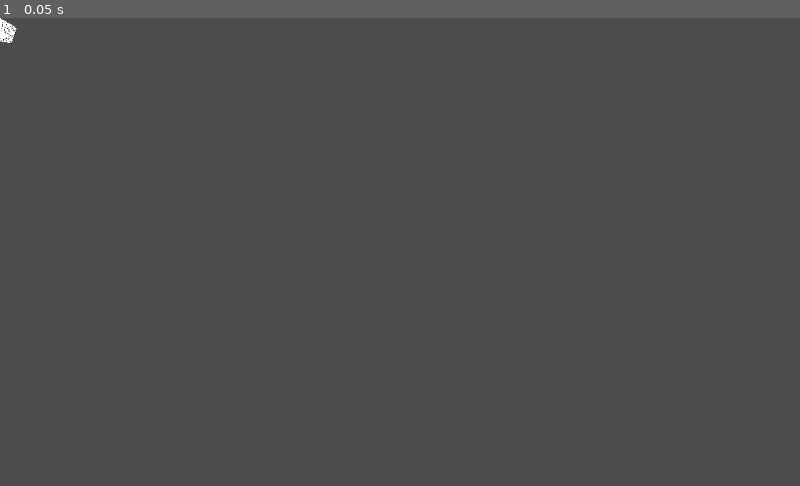
Above: before the commit, frame 1.
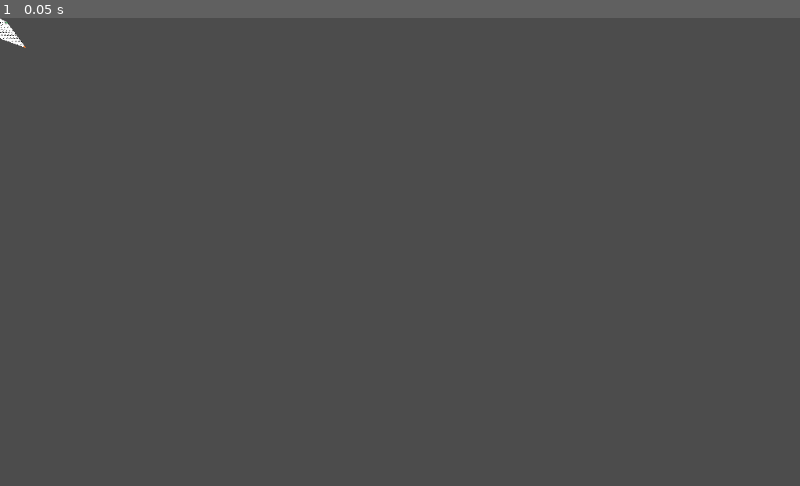
Above: after the commit, the same moment.

Repository: ledadu/gdttest
Game: Godot game, scene res://test-shader.tscn
Same seed, same stepped clock (60 frames per second), same inputs: the game is played once before the commit and once after it. After the commit the project has no main scene; this scene is started directly in both runs. The engine's default icon, where the game draws it, is replaced by a stand-in: a white triangle on a blue panel in a dark square.
Inputs:
- Up to frame 1 (0.05 s): no input

The runs differ from the first frame. In frame 1, less than 0.1% of the frame differs, in the area x 0-4%, y 0-7%.

Commit message:
Test instance tube

Diff:
--- a/TubeEl.gd
+++ b/TubeEl.gd
@@ -1,16 +1,25 @@
 extends Polygon2D
 tool
-export var startWidth = 10 setget set_start_width
+export var startWidth = 30 setget set_start_width
 export var startAngle = 0 setget set_start_angle
 
 export var end = Vector2() setget set_end
-export var endWidth = 10 setget set_end_width
+export var endWidth = 30 setget set_end_width
 export var endAngle = 0 setget set_end_angle
 
 export(Texture) var inputTexture setget set_texture
 
+func setShaderMaterial():
+	var InvBilinearShader = preload("res://invBilinear.shader")
+	var material = ShaderMaterial.new()
+	#print_debug(material)
+	material.shader = InvBilinearShader
+	print_debug(InvBilinearShader)
+	set_material(material)
+
 
 func updatePolygon():
+	setShaderMaterial()
 	var median = [Vector2(-startWidth / 2, 0), Vector2(end.x - startWidth / 2, end.y)]
 
 	var polygon = PoolVector2Array()
--- a/project.godot
+++ b/project.godot
@@ -16,7 +16,7 @@
 [application]
 
 config/name="godot tests"
-run/main_scene="res://test-shader.tscn"
+run/main_scene="res://testInstanceTube.tscn"
 config/icon="res://icon.png"
 
 [rendering]
--- a/test-shader.tscn
+++ b/test-shader.tscn
@@ -2,8 +2,9 @@
 
 [ext_resource path="res://icon.png" type="Texture" id=1]
 [ext_resource path="res://Polygon2D.gd" type="Script" id=2]
-[ext_resource path="res://grid.png" type="Texture" id=3]
-[ext_resource path="res://TubeEl.gd" type="Script" id=4]
+[ext_resource path="res://invBilinear.shader" type="Shader" id=3]
+[ext_resource path="res://grid.png" type="Texture" id=4]
+[ext_resource path="res://TubeEl.gd" type="Script" id=5]
 
 [sub_resource type="Shader" id=1]
 code = "shader_type canvas_item;
@@ -28,64 +29,13 @@
 shader = SubResource( 1 )
 shader_param/level = 0.0
 
-[sub_resource type="Shader" id=3]
-code = "shader_type canvas_item;
-
-uniform vec2 p0;
-uniform vec2 p1;
-uniform vec2 p2;
-uniform vec2 p3;
-
-uniform sampler2D inputTexture;
-
-varying vec2 vert;
-
-void vertex() {
-	vert = VERTEX;
-}
-
-float cross2d( in vec2 a, in vec2 b ) { return a.x*b.y - a.y*b.x; }
-
-vec2 invBilinear( in vec2 p, in vec2 a, in vec2 b, in vec2 c, in vec2 d ) {
-    vec2 e = b-a;
-    vec2 f = d-a;
-    vec2 g = a-b+c-d;
-    vec2 h = p-a;
-
-    float k2 = cross2d( g, f );
-    float k1 = cross2d( e, f ) + cross2d( h, g );
-    float k0 = cross2d( h, e );
-
-    float w = k1*k1 - 4.0*k0*k2;
-    if( w<0.0 ) return vec2(-1.0);
-    w = sqrt( w );
-
-    // will fail for k0=0, which is only on the ba edge
-    float v = 2.0*k0/(-k1 - w);
-    if( v<0.0 || v>1.0 ) v = 2.0*k0/(-k1 + w);
-
-    float u = (h.x - f.x*v)/(e.x + g.x*v);
-    if( u<0.0 || u>1.0 || v<0.0 || v>1.0 ) return vec2(-1.0);
-    return vec2( u, v );
-}
-
-void fragment() {
-	vec2 uv = invBilinear(vert, p0, p1, p2, p3);
-
-    // vec4 col = vec4(uv.x, uv.y, 0.0, 1.0);
-	// COLOR = col;
-	COLOR = texture(inputTexture, vec2(uv.x, uv.y));
-
-
-}"
-
-[sub_resource type="ShaderMaterial" id=4]
-shader = SubResource( 3 )
-shader_param/p0 = Vector2( -21.6506, -12.5 )
-shader_param/p1 = Vector2( 21.6506, 12.5 )
-shader_param/p2 = Vector2( 14.7721, 32.6047 )
-shader_param/p3 = Vector2( -14.7721, 27.3953 )
-shader_param/inputTexture = ExtResource( 3 )
+[sub_resource type="ShaderMaterial" id=3]
+shader = ExtResource( 3 )
+shader_param/p0 = Vector2( -8.66025, -5 )
+shader_param/p1 = Vector2( 8.66025, 5 )
+shader_param/p2 = Vector2( 33.4923, 38.5505 )
+shader_param/p3 = Vector2( -13.4923, 21.4495 )
+shader_param/inputTexture = ExtResource( 4 )
 
 [node name="Root" type="Node2D"]
 
@@ -126,14 +76,14 @@
 script = ExtResource( 2 )
 
 [node name="TubeEl" type="Polygon2D" parent="."]
-material = SubResource( 4 )
-texture = ExtResource( 3 )
-polygon = PoolVector2Array( -21.6506, -12.5, 21.6506, 12.5, 14.7721, 32.6047, -14.7721, 27.3953 )
+material = SubResource( 3 )
+texture = ExtResource( 4 )
+polygon = PoolVector2Array( -8.66025, -5, 8.66025, 5, 33.4923, 38.5505, -13.4923, 21.4495 )
 uv = PoolVector2Array( 0, 0, 580, 0, 580, 580, 0, 580 )
-script = ExtResource( 4 )
-startWidth = 50
+script = ExtResource( 5 )
+startWidth = 20
 startAngle = 30
-end = Vector2( 0, 30 )
-endWidth = 30
-endAngle = 10
-inputTexture = ExtResource( 3 )
+end = Vector2( 10, 30 )
+endWidth = 50
+endAngle = 20
+inputTexture = ExtResource( 4 )
